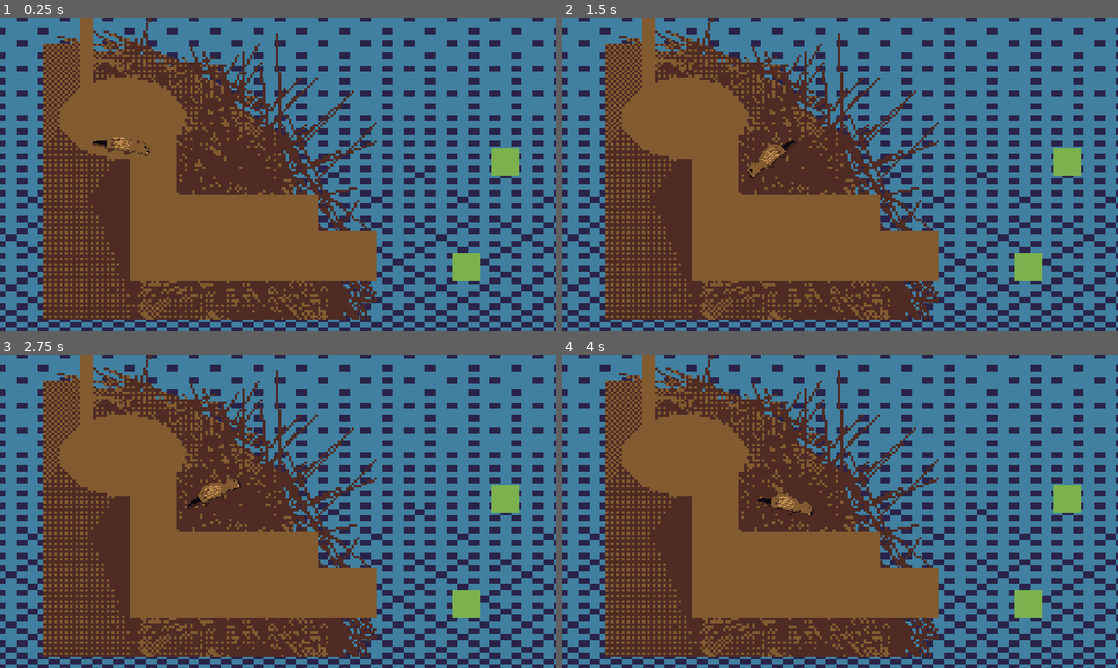
Above: before the commit, frames 1-4 (two rows, left to right).
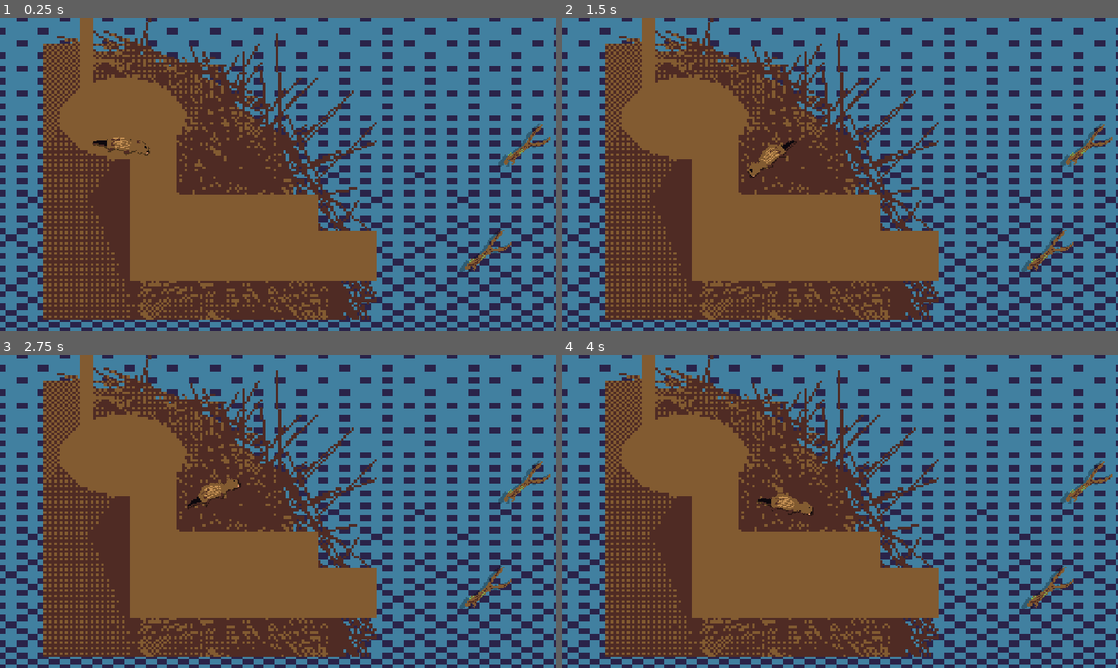
Above: after the commit, the same moments.

Repository: Joey451-OG/5499-Project-1
Game: Godot game, scene res://Scenes/main.tscn
Same seed, same stepped clock (60 frames per second), same inputs: the game is played once before the commit and once after it.
Inputs (mouse positions are in pixels of both pictures, inside the frame that each line leads up to):
- Up to frame 1 (0.25 s): no input
- Up to frame 2 (1.5 s): tap Enter at 0.5 s; move the mouse to (962, 158) at 0.52 s; hold Space (swim) 0.53-1.28 s; move the mouse to (728, 190) at 1.27 s; tap Space (swim) at 1.35 s
- Up to frame 3 (2.75 s): tap Space (swim) at 2 s; move the mouse to (333, 442) at 2.02 s; hold Space (swim) from 2.03 s (still down)
- Up to frame 4 (4 s): tap Enter at 2.75 s; move the mouse to (812, 574) at 2.77 s; release Space (swim) at 2.78 s; tap Space (swim) at 2.85, 3.5 s; move the mouse to (1006, 558) at 3.52 s; hold Space (swim) from 3.53 s (still down)

The runs differ from the first frame. In frame 1, 1.2% of the frame differs, in the area x 81-99%, y 33-84%; in frame 2, 1.2%; in frame 3, 1.2%; in frame 4, 1.2%.

Commit message:
Made stick asset

Diff:
--- a/Scenes/pickup.tscn
+++ b/Scenes/pickup.tscn
@@ -1,20 +1,29 @@
 [gd_scene format=3 uid="uid://daf1lqeei17tk"]
 
-[ext_resource type="Texture2D" uid="uid://b53y6t5lwjdhl" path="res://Assets/DEV/DEV_stick.png" id="1_v7u4w"]
+[ext_resource type="Texture2D" uid="uid://cl857v0c1a42t" path="res://Assets/Sprites/stick.png" id="1_v7u4w"]
 
-[sub_resource type="RectangleShape2D" id="RectangleShape2D_sj43t"]
-size = Vector2(66, 66)
+[sub_resource type="ConvexPolygonShape2D" id="ConvexPolygonShape2D_kry3j"]
+points = PackedVector2Array(19, 16, 112, -50, 80, -94, -14, 4)
 
 [node name="Pickup" type="Node2D" unique_id=529543630]
 
+[node name="Shadow" type="Sprite2D" parent="." unique_id=932758316]
+modulate = Color(0.019607844, 0.019607844, 0.019607844, 0.28235295)
+position = Vector2(50.000004, -56.000004)
+scale = Vector2(2.135, 2.135)
+texture = ExtResource("1_v7u4w")
+
 [node name="DevStick" type="Sprite2D" parent="." unique_id=198541030]
+position = Vector2(59, -57)
+scale = Vector2(2, 2)
 texture = ExtResource("1_v7u4w")
 
 [node name="Area2D" type="Area2D" parent="." unique_id=1318114309]
+visible = false
 collision_layer = 4
 collision_mask = 4
 metadata/isPickup = true
 
 [node name="CollisionShape2D" type="CollisionShape2D" parent="Area2D" unique_id=81101966]
-shape = SubResource("RectangleShape2D_sj43t")
+shape = SubResource("ConvexPolygonShape2D_kry3j")
 debug_color = Color(0.9440774, 7.412136e-06, 0.6009741, 0.41960785)
Binary file changed: Assets/Asesprite/stick.aseprite
Binary file added: Assets/Sprites/stick.png
Not shown, added: Assets/Sprites/stick.png.import
